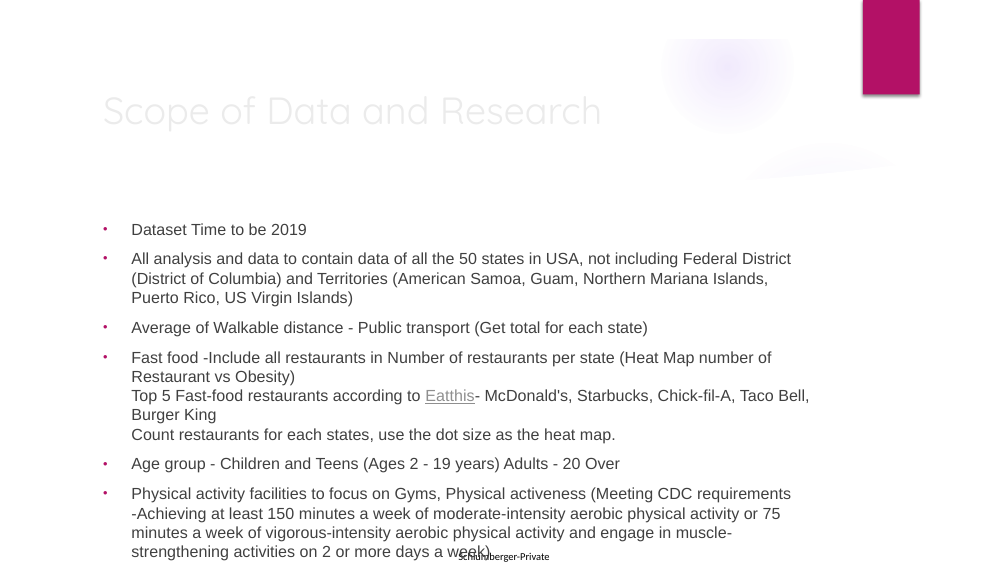
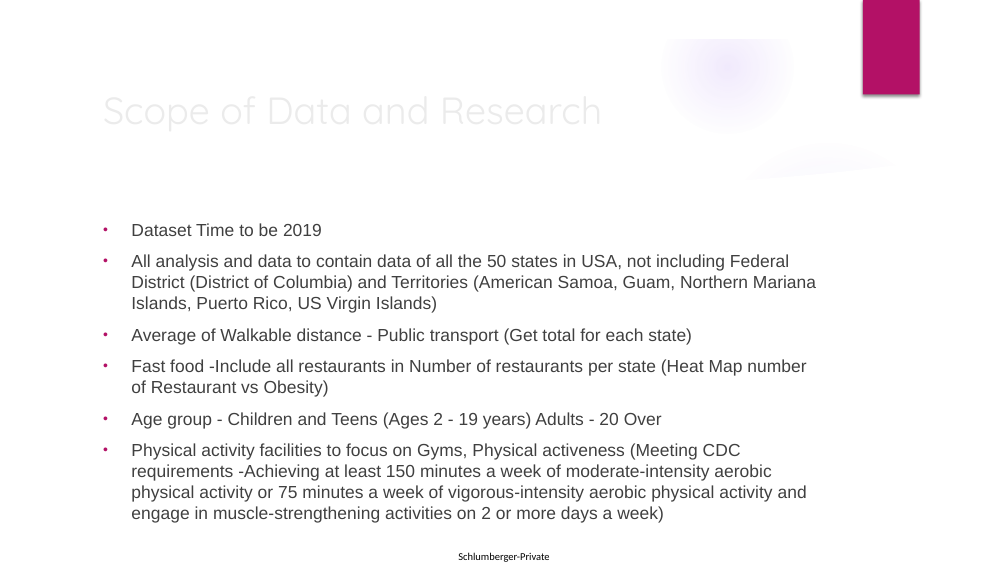
Before and after one commit to rajeshnair1984/Project_Obesity, a slide deck: slide 3 of O3_presentation_V2.pptx. Drawn at 1008x567 pixels with LibreOffice and Linux fonts; fonts in the diff are those of the drawing; background and template pictures are left out. Boxes give left, top, right and bottom in pixels: in the first picture for what was removed or moved away, otherwise in the second. Text is boxed around its words. In the diff, an @@ line names an element or a change of style, - is before the commit and + after.

Commit message:
final update on PPT

```diff
--- a/O3_presentation_V2.pptx
+++ b/O3_presentation_V2.pptx
@@ text at <box>131,223,816,523</box>: size 15.3 to 16.6 pt in "Dataset Time to be 2019", "All analysis and data to contain data ...", "Average of Walkable distance - Public transport ...", "Age group - Children and Teens (Ages ..." and 1 more places @@
@@ text at <box>131,359,806,397</box>: text changed; size 15.3 to 16.6 pt @@
-• Fast food -Include all restaurants in Number of restaurants per state (Heat Map number of Restaurant vs Obesity)
-  Top 5 Fast-food restaurants according to Eatthis- McDonald's, Starbucks, Chick-fil-A, Taco Bell, Burger King
-  Count restaurants for each states, use the dot size as the heat map.
+• Fast food -Include all restaurants in Number of restaurants per state (Heat Map number of Restaurant vs Obesity)
```
Also in this commit, not shown: 3 other slides changed, 1 slide added, 7 other files.
